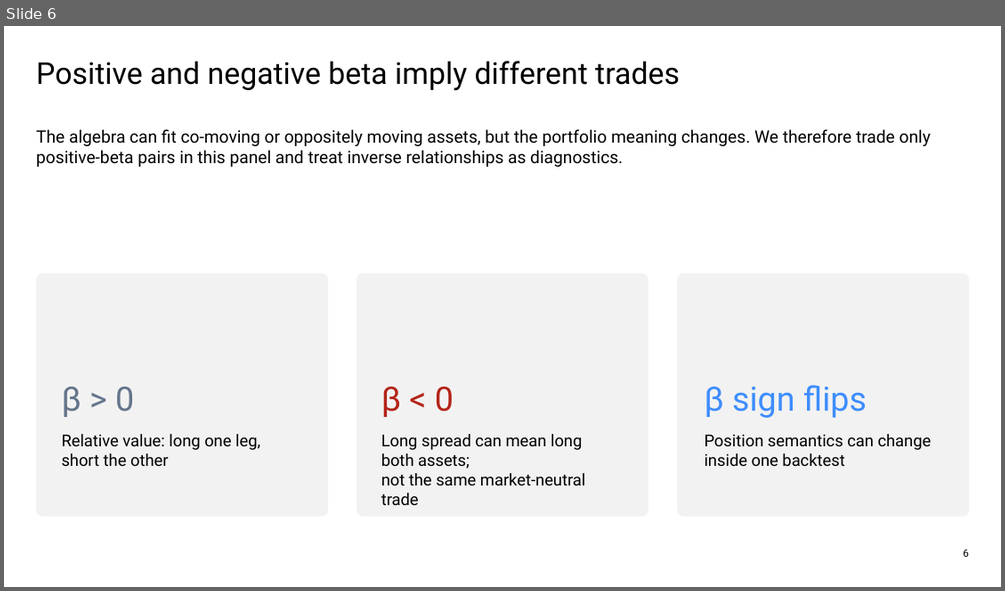
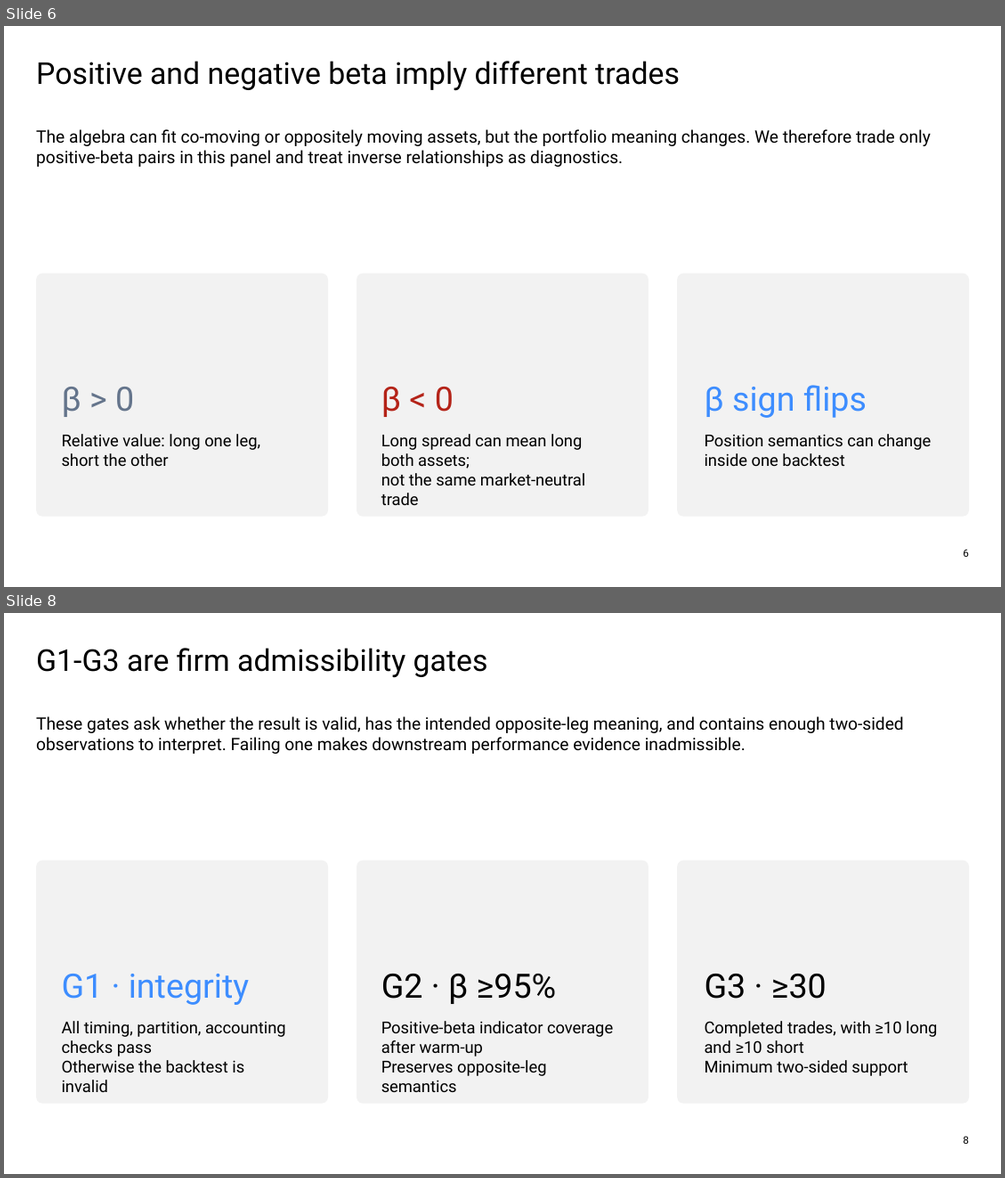
Before and after one commit to Francisc0Franc0/Time-Series-Modeling-Gen5, a slide deck: presentations/gen5_lit_mr_02_1_bollinger_evidence.pptx. Shown one above the other, each under a label of ours: slide 6 before the commit, slides 6 and 8 after it; the slides between them are not shown. The pictures are 1005x591 and 1005x1178 pixels, drawn with LibreOffice and Linux fonts; fonts in the diff are those of the drawing. Boxes give left, top, right and bottom in pixels: in the first picture for what was removed or moved away, otherwise in the second. Text is boxed around its words. In the diff, an @@ line names an element or a change of style, - is before the commit and + after.

```diff
--- a/presentations/gen5_lit_mr_02_1_bollinger_evidence.pptx
+++ b/presentations/gen5_lit_mr_02_1_bollinger_evidence.pptx
@@ slide 8 added at (4, 613, 1001, 1174), background #FFFFFF @@
@@ text added at (36, 648, 488, 678), 29 pt, text #000000 @@
+G1-G3 are firm admissibility gates
@@ text added at (36, 716, 903, 754), 16.5 pt, text #000000 @@
+These gates ask whether the result is valid, has the intended opposite-leg meaning, and contains enough two-sided observations to interpret. Failing one makes downstream performance evidence inadmissible.
@@ rounded rectangle added at (36, 860, 328, 1103), fill #F2F2F2 @@
@@ rounded rectangle added at (357, 860, 648, 1103), fill #F2F2F2 @@
@@ rounded rectangle added at (677, 860, 969, 1103), fill #F2F2F2 @@
@@ text added at (62, 973, 249, 1005), 32.2 pt, text #3D8DFF @@
+G1 · integrity
@@ text added at (381, 973, 557, 1004), 32.2 pt, text #000000 @@
+G2 · β ≥95%
@@ text added at (704, 973, 826, 998), 32.2 pt, text #000000 @@
+G3 · ≥30
@@ text added at (62, 1021, 286, 1092), 15.8 pt, text #000000 @@
+All timing, partition, accounting checks pass
+Otherwise the backtest is invalid
@@ text added at (381, 1021, 613, 1092), 15.8 pt, text #000000 @@
+Positive-beta indicator coverage after warm-up
+Preserves opposite-leg semantics
@@ text added at (704, 1021, 937, 1076), 15.8 pt, text #000000 @@
+Completed trades, with ≥10 long and ≥10 short
+Minimum two-sided support
@@ text added at (963, 1135, 969, 1143), 10 pt, text #000000 @@
+8
```
Also in this commit, not shown: 12 slides changed, 7 other slides added, 9 other files.
